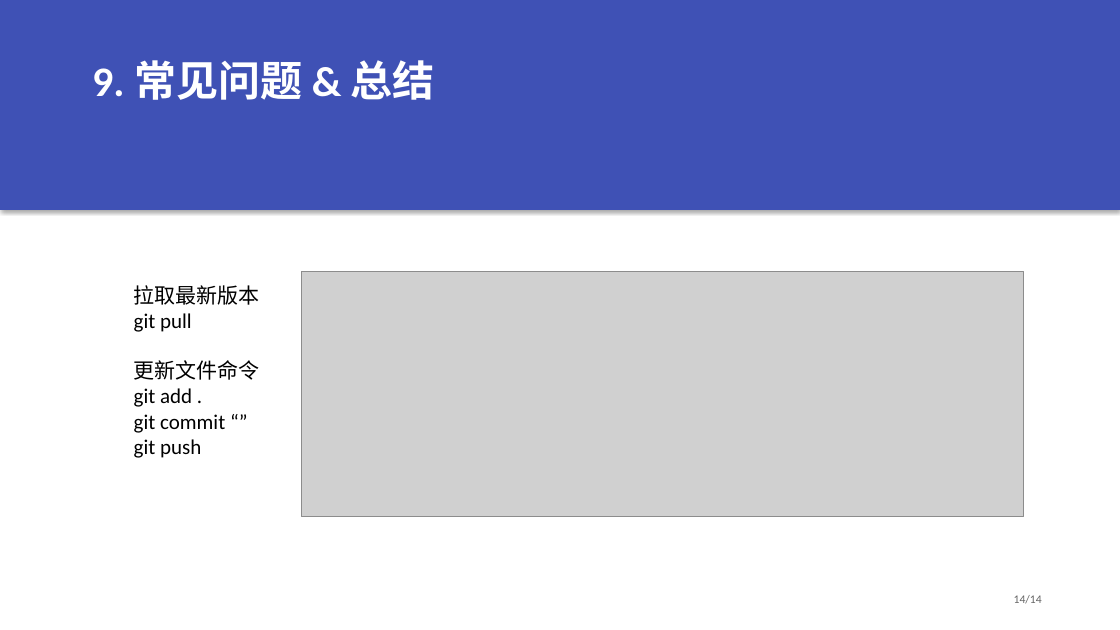
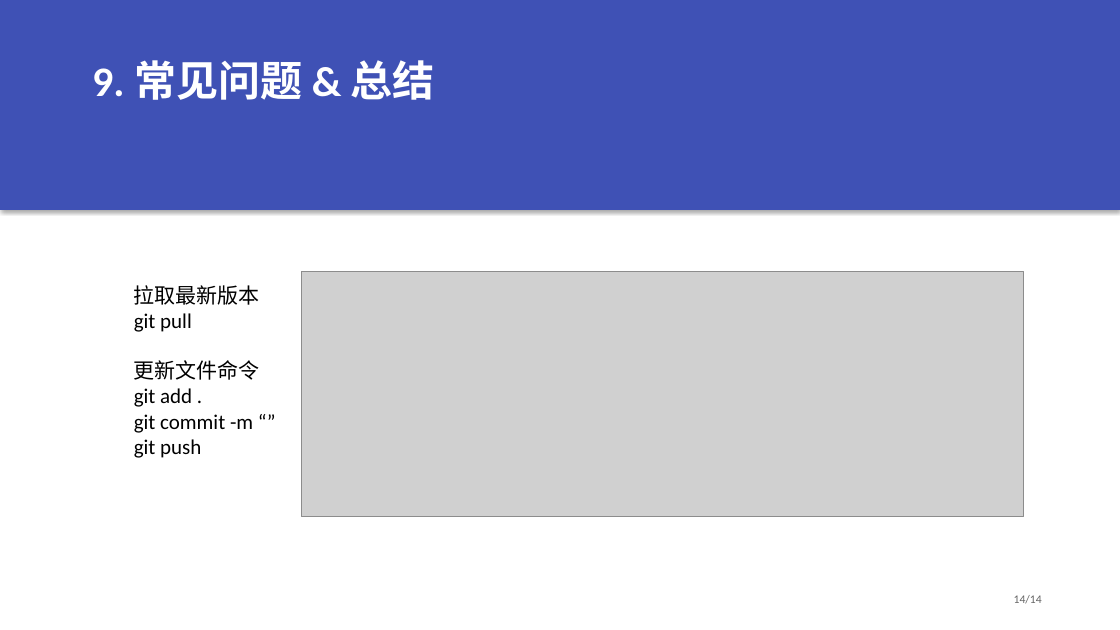
Before and after one commit to Appie-1/kb, a slide deck: slide 15 of ai/知识库搭建指南.pptx. Drawn at 1120x630 pixels with LibreOffice and Linux fonts; fonts in the diff are those of the drawing; grey boxes stand for pictures. Boxes give left, top, right and bottom in pixels: in the first picture for what was removed or moved away, otherwise in the second. Text is boxed around its words. In the diff, an @@ line names an element or a change of style, - is before the commit and + after.

Commit message:
Deployed dedb52d with MkDocs version: 1.6.1

```diff
--- a/ai/知识库搭建指南.pptx
+++ b/ai/知识库搭建指南.pptx
@@ text at [134, 414, 253, 433]: text changed @@
-git commit “”
+git commit -m “”
```
